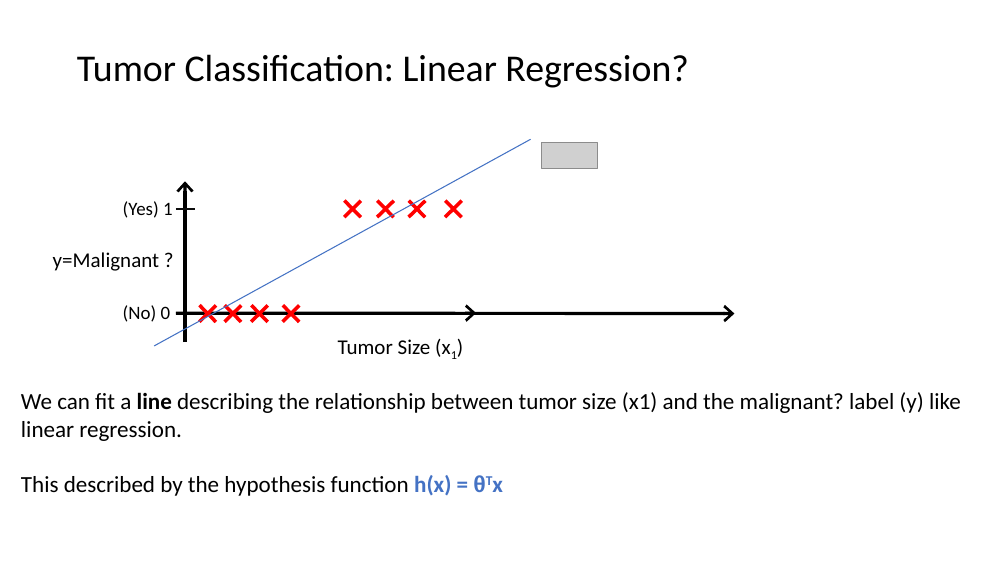
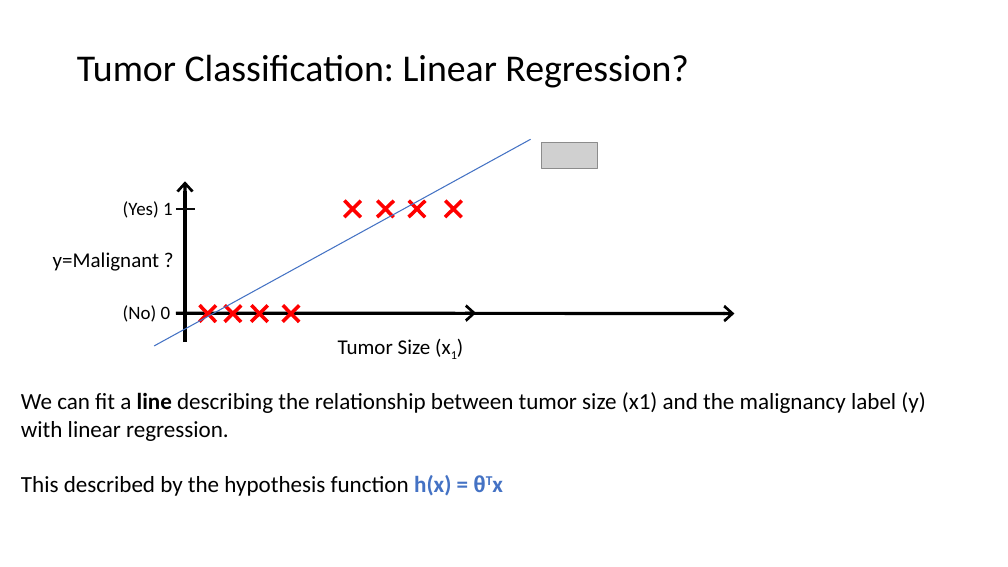
Before and after one commit to ICBI/AIMAHEAD_GU, a slide deck: slide 6 of Courses/ML_Concepts/Module_01_Introduction_to_Classification/Module_01_Introduction_to_Classification_01_ClassificationBackground.pptx. Drawn at 1008x567 pixels with LibreOffice and Linux fonts; fonts in the diff are those of the drawing; grey boxes stand for pictures. Boxes give left, top, right and bottom in pixels: in the first picture for what was removed or moved away, otherwise in the second. Text is boxed around its words. In the diff, an @@ line names an element or a change of style, - is before the commit and + after.

```diff
--- a/Courses/ML_Concepts/Module_01_Introduction_to_Classification/Module_01_Introduction_to_Classification_01_ClassificationBackground.pptx
+++ b/Courses/ML_Concepts/Module_01_Introduction_to_Classification/Module_01_Introduction_to_Classification_01_ClassificationBackground.pptx
@@ text at (x1=21, y1=392, x2=925, y2=441): text changed @@
-We can fit a line describing the relationship between tumor size (x1) and the malignant? label (y) like linear regression.
+We can fit a line describing the relationship between tumor size (x1) and the malignancy label (y) with linear regression.
```
Also in this commit, not shown: 1 other slide changed, 11 other files.
